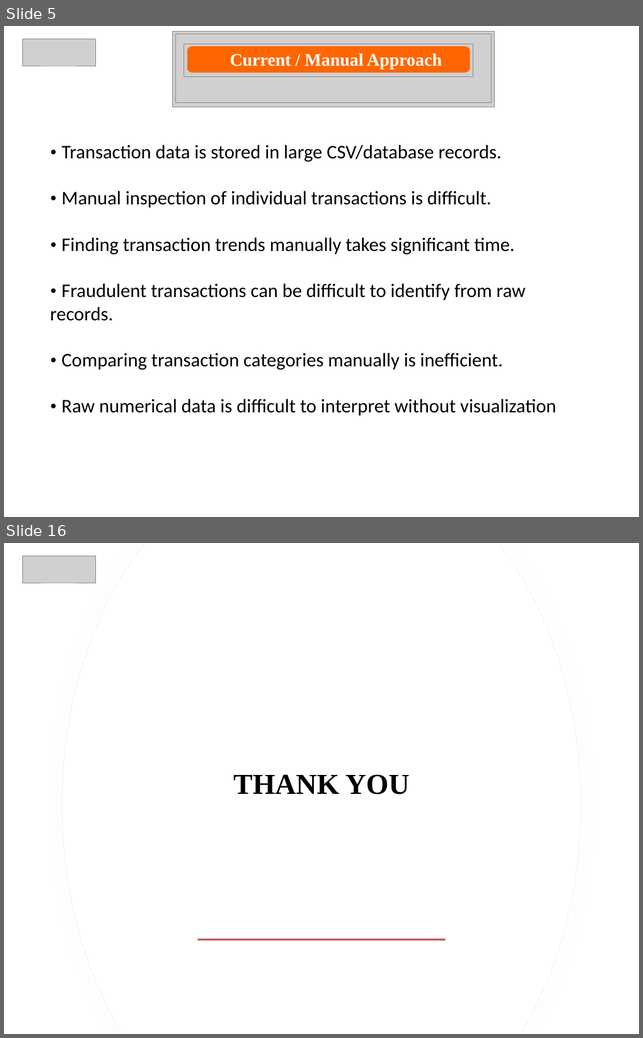
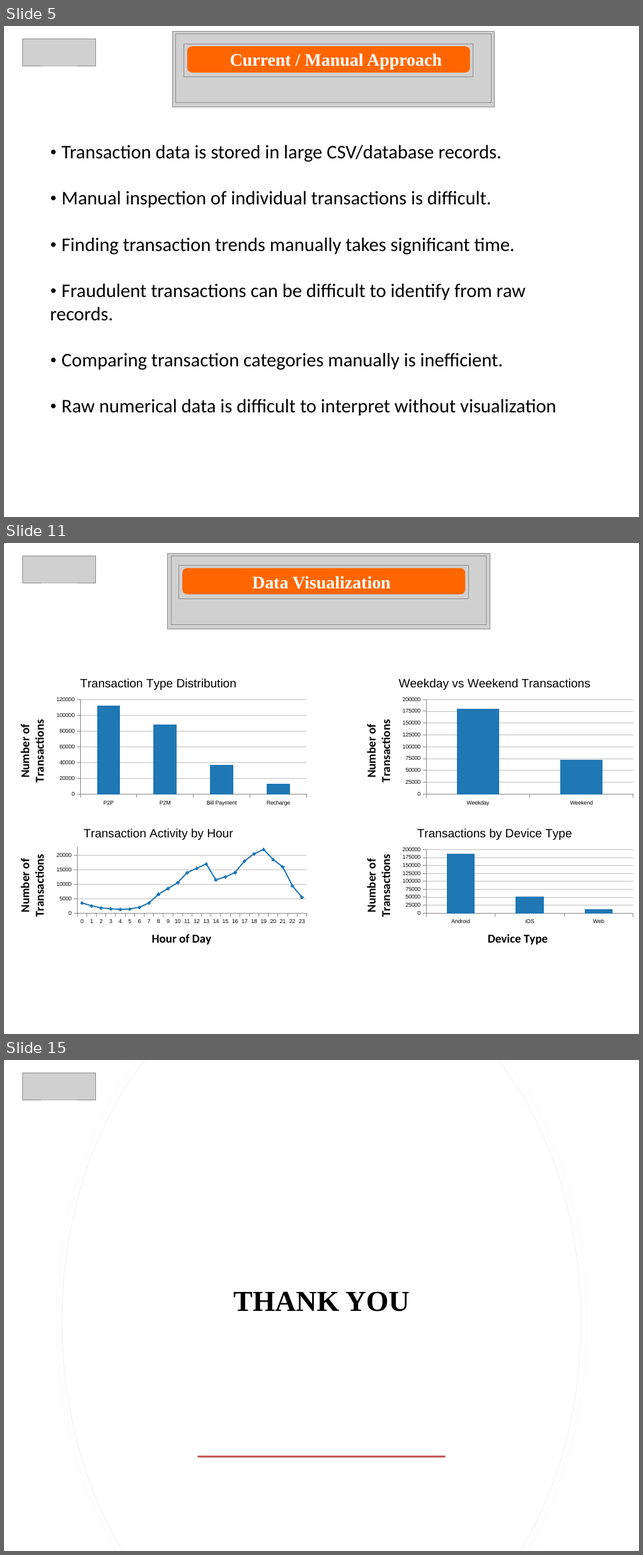
Before and after one commit to ManojReddyTetala/UPI-Transaction-Analysis, a slide deck: PPTs/REVIEW - 2.pptx. Shown one above the other, each under a label of ours: slides 5 and 16 before the commit, slides 5, 11 and 15 after it; the slides between them are not shown. The pictures are 643x1038 and 643x1555 pixels, drawn with LibreOffice and Linux fonts; fonts in the diff are those of the drawing; grey boxes stand for pictures. Boxes give left, top, right and bottom in pixels: in the first picture for what was removed or moved away, otherwise in the second. Text is boxed around its words. In the diff, an @@ line names an element or a change of style, - is before the commit and + after.

```diff
--- a/PPTs/REVIEW - 2.pptx
+++ b/PPTs/REVIEW - 2.pptx
@@ slide 11 added at (4,543,639,1034), background #FFFFFF @@
@@ picture added at (22,556,96,582) @@
@@ group added at (167,553,490,629): 3 pictures, 1 freeform shape @@
@@ text added at (252,576,391,589), 22 pt, text #FFFFFF, bold @@
+Data Visualization
@@ column chart added at (4,667,313,809) @@
+title "Transaction Type Distribution"
+categories: P2P, P2M, Bill Payment, Recharge
+Series 1: 112000, 88000, 37000, 13000
@@ column chart added at (350,667,639,809) @@
+title "Weekday vs Weekend Transactions"
+categories: Weekday, Weekend
+Series 1: 179000, 72000
@@ line chart added at (4,817,313,959) @@
+title "Transaction Activity by Hour"
+categories: 0, 1, 2, 3, 4, 5, 6, 7, 8, 9, 10, 11, 12, 13, 14, 15, 16, 17, 18, 19, 20, 21, 22, 23
+Series 1: 3500, 2500, 1800, 1500, 1300, 1400, 2000, 3500, 6500, 8500, 10500, 14000, 15500, 17000, 11500, 12500, 14000, 18000, 20500, 22000, 18500, 16000, 9500, 5500
@@ column chart added at (350,817,639,959) @@
+title "Transactions by Device Type"
+categories: Android, iOS, Web
+Series 1: 185000, 50000, 12000
@@ what was slide 16 is now slide 15 @@
```
Also in this commit, not shown: 9 slides changed, 1 other slide added, 3 slides removed, 20 other files.
